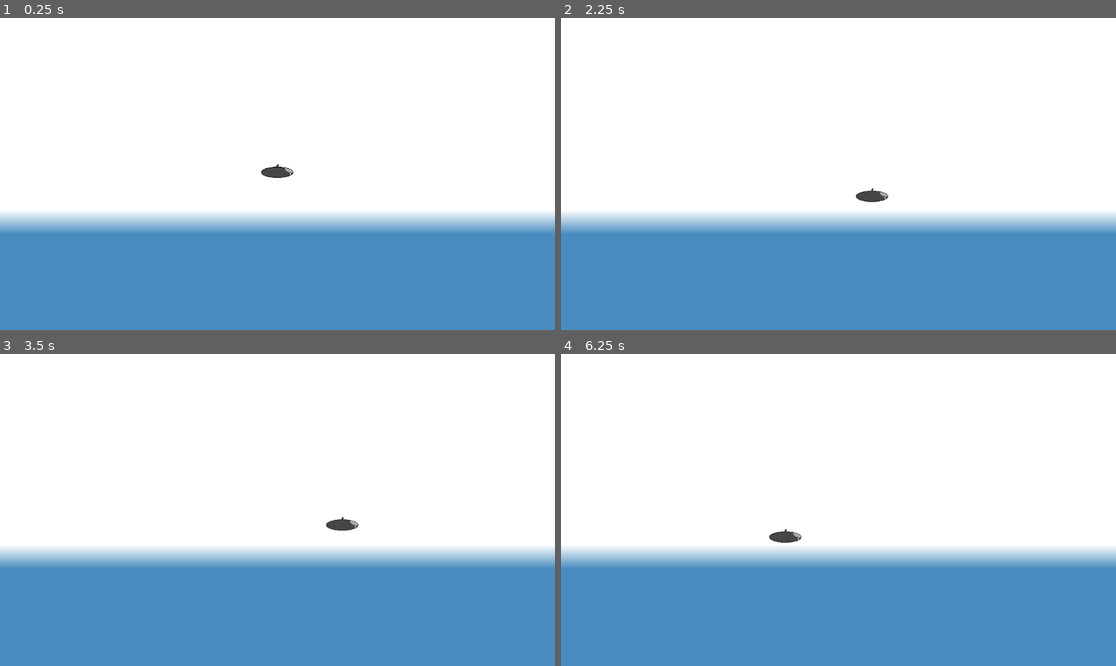
Above: before the commit, frames 1-4 (two rows, left to right).
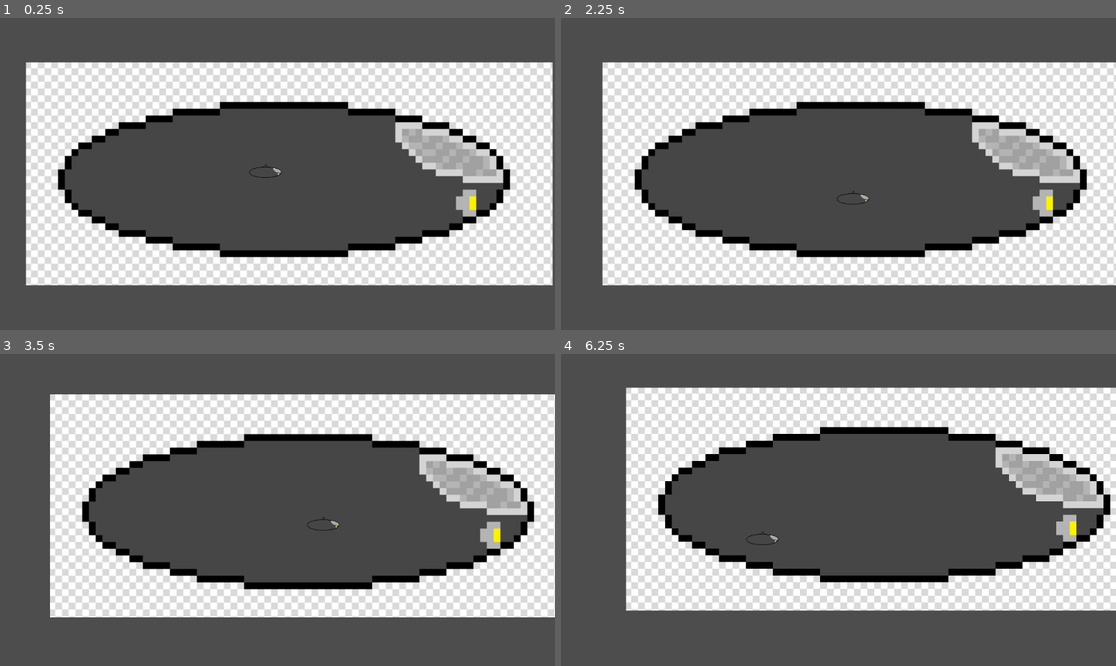
Above: after the commit, the same moments.

Repository: Sub-game-team/Subgame
Game: Godot game, scene res://main.tscn
The game is run twice, just before and just after one commit, with the same random seed, the same clock (stepped at 60 frames per second) and the same inputs. Before the commit the project starts from res://node_2d.tscn. The engine's default icon, where the game draws it, is replaced by a stand-in: a white triangle on a blue panel in a dark square.
Inputs:
- Up to frame 1 (0.25 s): no input
- Up to frame 2 (2.25 s): hold Right (right) 0.53-1.28 s; hold Down (down) 1.28-2.03 s; hold Right (right) from 2.03 s (still down)
- Up to frame 3 (3.5 s): release Right (right) at 2.78 s; hold Up (up) from 2.78 s (still down)
- Up to frame 4 (6.25 s): release Up (up) at 3.53 s; hold Left (left) 3.53-5.03 s; hold Down (down) 5.03-5.78 s; hold Right (right) from 5.78 s (still down)

The runs differ from the first frame. In frame 1, 88% of the frame differs, in the area x 0-100%, y 0-100%; in frame 2, 89%; in frame 3, 89%; in frame 4, 90%.

Commit message:
Updated the scene stuff and added a mob

Diff:
--- /dev/null
+++ b/character_body_2d.tscn
@@ -0,0 +1,29 @@
+[gd_scene load_steps=4 format=3 uid="uid://ch43k4w4dvjsy"]
+
+[ext_resource type="Script" path="res://CharacterBody2DMovement.gd" id="1_pvkax"]
+[ext_resource type="Texture2D" uid="uid://dyin74fbqfreg" path="res://pixil-frame-0.png" id="2_nkn1r"]
+
+[sub_resource type="RectangleShape2D" id="RectangleShape2D_asitc"]
+size = Vector2(30, 30)
+
+[node name="CharacterBody2D" type="CharacterBody2D"]
+z_index = 1
+collision_mask = 7
+motion_mode = 1
+script = ExtResource("1_pvkax")
+metadata/_edit_group_ = true
+
+[node name="CollisionShape2D" type="CollisionShape2D" parent="."]
+shape = SubResource("RectangleShape2D_asitc")
+
+[node name="Sprite2D" type="Sprite2D" parent="."]
+z_index = 1
+texture = ExtResource("2_nkn1r")
+
+[node name="Camera2D" type="Camera2D" parent="."]
+limit_smoothed = true
+position_smoothing_speed = 3.0
+drag_horizontal_enabled = true
+drag_vertical_enabled = true
+drag_left_margin = 0.3
+drag_right_margin = 0.3
--- /dev/null
+++ b/main.gd
@@ -0,0 +1,25 @@
+extends Node
+
+@export var mob_scene: PackedScene
+@export var character_body_2d: PackedScene
+
+func create_mob():
+	var mob = mob_scene.instantiate()
+	var direction = 0
+	mob.rotation = direction
+	mob.position = Vector2(0,0)
+	var velocity = Vector2(randf_range(15.0, 25.0), 0.0)
+	mob.linear_velocity = velocity.rotated(direction)
+
+	add_child(mob)
+
+# Called when the node enters the scene tree for the first time.
+func _ready():
+	var player = character_body_2d.instantiate()
+	add_child(player)
+	create_mob()
+
+
+# Called every frame. 'delta' is the elapsed time since the previous frame.
+func _process(delta):
+	pass
--- /dev/null
+++ b/main.tscn
@@ -0,0 +1,10 @@
+[gd_scene load_steps=4 format=3 uid="uid://bafk2akb3dfxk"]
+
+[ext_resource type="Script" path="res://main.gd" id="1_7x3uh"]
+[ext_resource type="PackedScene" uid="uid://b2vonva0p6djd" path="res://mob_scene.tscn" id="2_6ptv3"]
+[ext_resource type="PackedScene" uid="uid://ch43k4w4dvjsy" path="res://character_body_2d.tscn" id="3_rbeih"]
+
+[node name="main" type="Node"]
+script = ExtResource("1_7x3uh")
+mob_scene = ExtResource("2_6ptv3")
+character_body_2d = ExtResource("3_rbeih")
--- /dev/null
+++ b/mob.gd
@@ -0,0 +1,15 @@
+extends RigidBody2D
+
+
+func _ready():
+	pass
+
+# Called every frame. 'delta' is the elapsed time since the previous frame.
+func _process(delta):
+	pass
+	# go in the direction of player
+	# damage
+	# retreat a bit
+
+
+# weird hostile fish
--- /dev/null
+++ b/mob_scene.tscn
@@ -0,0 +1,24 @@
+[gd_scene load_steps=4 format=3 uid="uid://b2vonva0p6djd"]
+
+[ext_resource type="Script" path="res://mob.gd" id="1_o3kvi"]
+[ext_resource type="Texture2D" uid="uid://c8uoem76wr3gy" path="res://signal-2023-11-23-151009_002.jpeg" id="2_n045m"]
+
+[sub_resource type="RectangleShape2D" id="RectangleShape2D_3feta"]
+
+[node name="mob" type="RigidBody2D"]
+collision_layer = 4
+collision_mask = 7
+gravity_scale = 0.0
+script = ExtResource("1_o3kvi")
+metadata/_edit_group_ = true
+
+[node name="CollisionShape2D" type="CollisionShape2D" parent="."]
+z_index = 1
+shape = SubResource("RectangleShape2D_3feta")
+debug_color = Color(0.780392, 0.32549, 0.741176, 0.419608)
+
+[node name="Sprite2D" type="Sprite2D" parent="."]
+z_index = 1
+texture = ExtResource("2_n045m")
+
+[node name="VisibleOnScreenNotifier2D" type="VisibleOnScreenNotifier2D" parent="."]
--- a/node_2d.tscn
+++ b/node_2d.tscn
@@ -1,12 +1,6 @@
-[gd_scene load_steps=13 format=3 uid="uid://ct2gdi5dvmsha"]
+[gd_scene load_steps=9 format=3 uid="uid://ct2gdi5dvmsha"]
 
-[ext_resource type="Script" path="res://CharacterBody2DMovement.gd" id="1_o3057"]
-[ext_resource type="Texture2D" uid="uid://dyin74fbqfreg" path="res://pixil-frame-0.png" id="2_63fto"]
-[ext_resource type="Texture2D" uid="uid://cy2vf6e010hwk" path="res://icon.svg" id="2_vwv6h"]
 [ext_resource type="Texture2D" uid="uid://wioep15nc23y" path="res://test-tilemap.png" id="4_dx0sx"]
-
-[sub_resource type="RectangleShape2D" id="RectangleShape2D_w3e7a"]
-size = Vector2(30, 30)
 
 [sub_resource type="PhysicsMaterial" id="PhysicsMaterial_x0qwb"]
 rough = true
@@ -89,29 +83,7 @@
 
 [node name="Node2D" type="Node2D"]
 
-[node name="CharacterBody2D" type="CharacterBody2D" parent="."]
-motion_mode = 1
-script = ExtResource("1_o3057")
-
-[node name="CollisionShape2D" type="CollisionShape2D" parent="CharacterBody2D"]
-shape = SubResource("RectangleShape2D_w3e7a")
-
-[node name="Sprite2D" type="Sprite2D" parent="CharacterBody2D"]
-z_index = 1
-texture = ExtResource("2_63fto")
-
-[node name="Camera2D" type="Camera2D" parent="CharacterBody2D"]
-limit_smoothed = true
-position_smoothing_speed = 3.0
-drag_horizontal_enabled = true
-drag_vertical_enabled = true
-drag_left_margin = 0.3
-drag_right_margin = 0.3
-
-[node name="Sprite2D2" type="Sprite2D" parent="."]
-scale = Vector2(50, 50)
-texture = ExtResource("2_vwv6h")
-
 [node name="TileMap" type="TileMap" parent="."]
 tile_set = SubResource("TileSet_e8kt8")
 format = 2
+metadata/_edit_group_ = true
--- a/project.godot
+++ b/project.godot
@@ -11,7 +11,7 @@
 [application]
 
 config/name="Sub_game"
-run/main_scene="res://node_2d.tscn"
+run/main_scene="res://main.tscn"
 config/features=PackedStringArray("4.1", "Forward Plus")
 config/icon="res://icon.svg"
 
